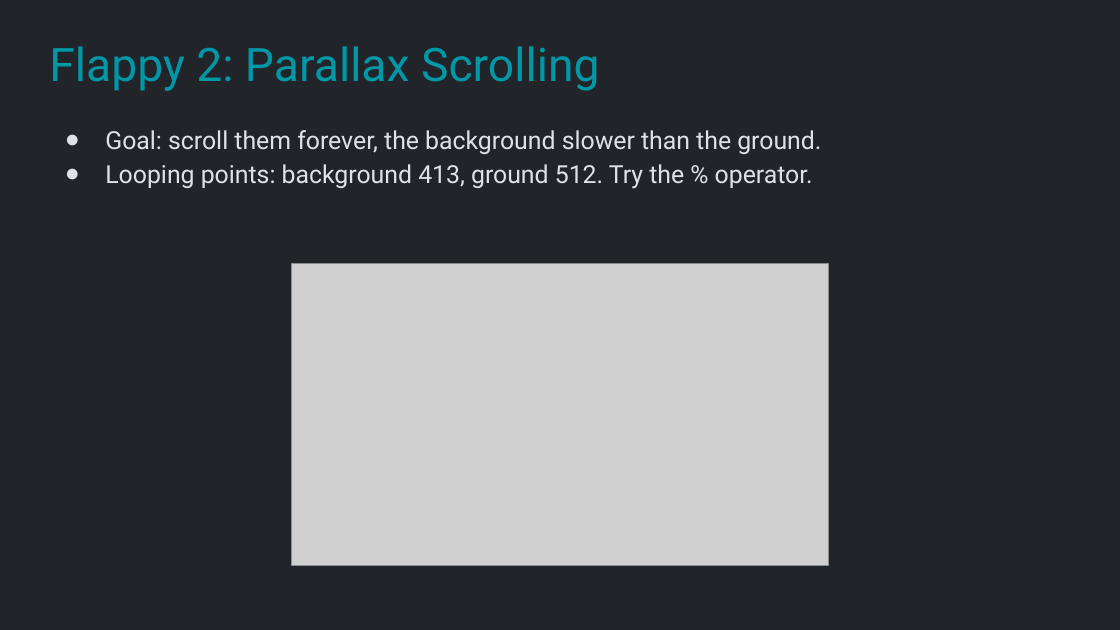
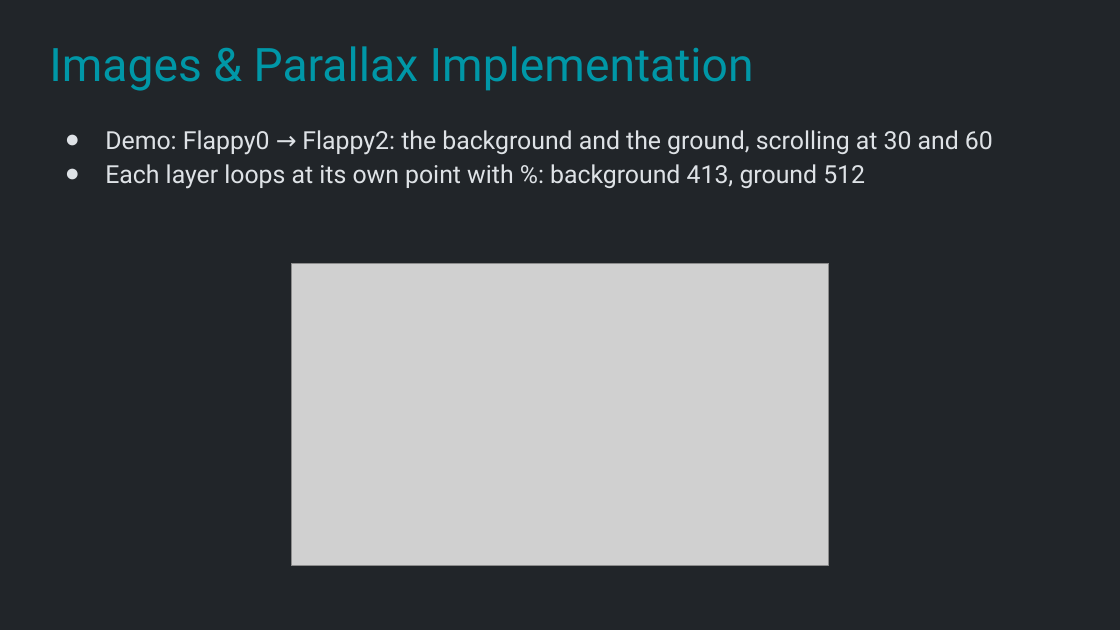
Before and after one commit to Metamate/gar, a slide deck: slide 16 of slides/02 Flappy Bird.pptx (slide 17 before the commit). Drawn at 1120x630 pixels with LibreOffice and Linux fonts; fonts in the diff are those of the drawing; grey boxes stand for pictures. Boxes give left, top, right and bottom in pixels: in the first picture for what was removed or moved away, otherwise in the second. Text is boxed around its words. In the diff, an @@ line names an element or a change of style, - is before the commit and + after.

```diff
--- a/slides/02 Flappy Bird.pptx
+++ b/slides/02 Flappy Bird.pptx
@@ title at (49, 46, 754, 91): text changed @@
-Flappy 2: Parallax Scrolling
+Images & Parallax Implementation
@@ text at (105, 130, 993, 189): text changed @@
-● Goal: scroll them forever, the background slower than the ground.
-● Looping points: background 413, ground 512. Try the % operator.
+● Demo: Flappy0 → Flappy2: the background and the ground, scrolling at 30 and 60
+● Each layer loops at its own point with %: background 413, ground 512
```
Also in this commit, not shown: 5 other slides changed, 3 slides added, 3 slides removed, 25 other files.
